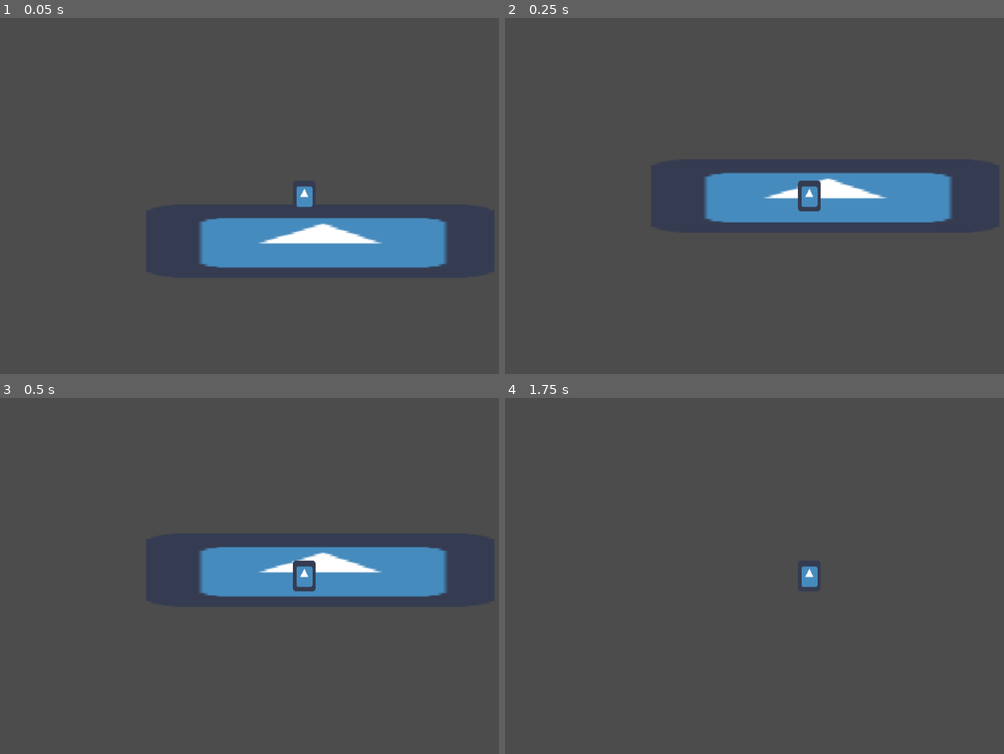
Above: before the commit, frames 1-4 (two rows, left to right).
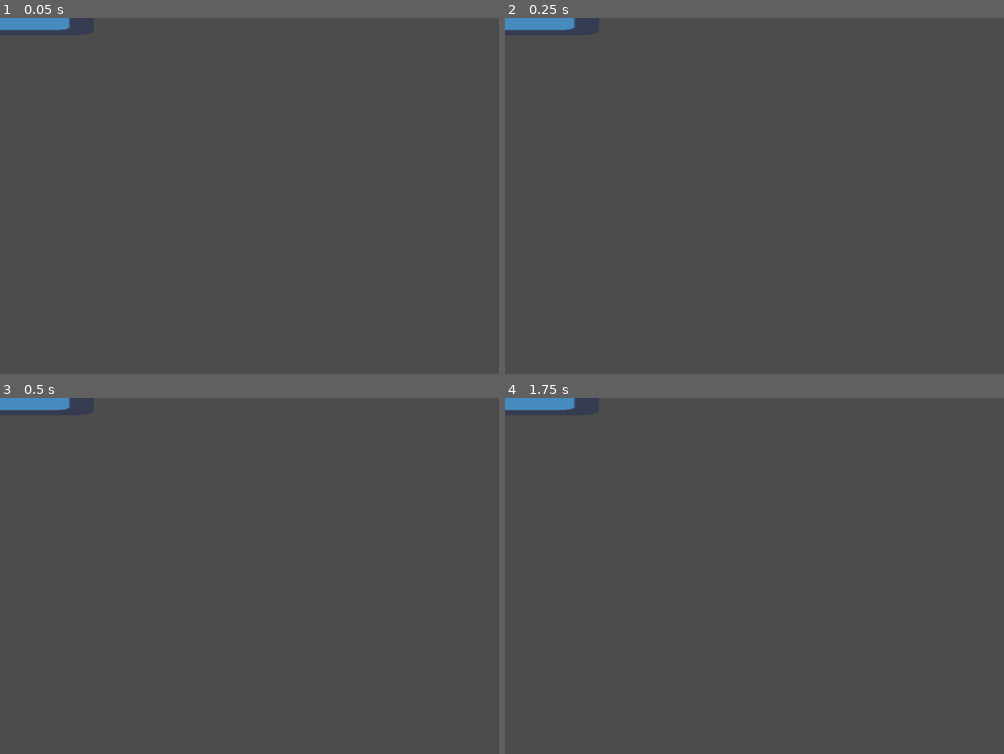
Above: after the commit, the same moments.

Repository: isterkvarn/return_to_monkey
Game: Godot game, scene res://map.tscn
Two runs of this game, one before a commit and one after it. Both use one fixed random seed, a clock stepped at 60 frames per second and the inputs below. Before the commit the project starts from res://main.tscn. The engine's default icon, where the game draws it, is replaced by a stand-in: a white triangle on a blue panel in a dark square.
Inputs:
- Up to frame 1 (0.05 s): no input
- Up to frame 2 (0.25 s): no input
- Up to frame 3 (0.5 s): no input
- Up to frame 4 (1.75 s): hold D (move_right) from 0.53 s (still down); tap W (jump) at 0.77, 1.52 s

The runs differ from the first frame. In frame 1, 7.6% of the frame differs, in the area x 0-90%, y 0-71%; in frame 2, 7.2%; in frame 3, 7.1%; in frame 4, 0.7%.

Commit message:
wokred on server funcinaolity

Diff:
--- /dev/null
+++ b/HostButton.gd
@@ -0,0 +1,13 @@
+extends Button
+
+const SERVER_PORT = 8000
+const MAX_PLAYERS = 20
+
+func _ready():
+	pass
+
+func _on_HostButton_pressed():
+	# set up netwrok peer as server
+	var peer = NetworkedMultiplayerENet.new()
+	peer.create_server(SERVER_PORT, MAX_PLAYERS)
+	get_tree().network_peer = peer
--- /dev/null
+++ b/gamestate.gd
@@ -0,0 +1,60 @@
+extends Node
+
+const SERVER_PORT = 10555
+const SERVER_IP = "172.20.32.1"
+const MAX_PEERS = 12
+
+var peer = null
+
+var player_name = "monkee"
+
+var players = {}
+
+func _ready():
+	get_tree().connect("network_peer_connected", self, "_player_connected")
+
+func _player_connected(id):
+	# give new peer info
+	print(str(id) + "connected")
+	rpc_id(id, "add_player", peer.get_unique_id())
+	add_player(id)
+
+remote func add_player(id):
+	var map = get_tree().get_root().get_node("map")
+	var player = load("res://player.tscn").instance()
+	var spawn_pos = map.get_node("SpawnPoint").position
+
+	# Init player and add to map
+	player.set_name(str(id)) # Standard ID for server
+	player.position = spawn_pos
+	map.get_node("Players").add_child(player)
+
+func join_game(new_player_name):
+		# Set up network peer
+	peer = NetworkedMultiplayerENet.new()
+	peer.create_client(SERVER_PORT, MAX_PEERS)
+	get_tree().set_network_peer(peer)
+	# setup map
+	setup_map(peer.get_unique_id())
+
+func host_game(new_player_name):
+	# Set up network peer
+	peer = NetworkedMultiplayerENet.new()
+	peer.create_server(SERVER_IP, SERVER_PORT)
+	get_tree().set_network_peer(peer)
+	# setup map
+	setup_map(peer.get_unique_id())
+
+func setup_map(id):
+	# Get and load map, player and spawnpoint
+	var map = load("res://map.tscn").instance()
+	var player = load("res://player.tscn").instance()
+	var spawn_pos = map.get_node("SpawnPoint").position
+
+	get_tree().get_root().add_child(map)
+
+	# Init player and add to map
+	player.set_name(id) # Standard ID for server
+	player.position = spawn_pos
+	player.set_network_master(id)
+	map.get_node("Players").add_child(player)
--- a/main.tscn
+++ b/map.tscn
@@ -1,7 +1,6 @@
-[gd_scene load_steps=4 format=2]
+[gd_scene load_steps=3 format=2]
 
-[ext_resource path="res://Player.tscn" type="PackedScene" id=1]
-[ext_resource path="res://Assets/icon.png" type="Texture" id=2]
+[ext_resource path="res://Assets/icon.png" type="Texture" id=1]
 
 [sub_resource type="RectangleShape2D" id=1]
 extents = Vector2( 146, 5 )
@@ -11,10 +10,7 @@
 [node name="Icon" type="Sprite" parent="."]
 position = Vector2( 11.5, -2 )
 scale = Vector2( 4.57812, 0.96875 )
-texture = ExtResource( 2 )
-
-[node name="Node2D" parent="." instance=ExtResource( 1 )]
-position = Vector2( -2, -42 )
+texture = ExtResource( 1 )
 
 [node name="StaticBody2D" type="StaticBody2D" parent="."]
 
--- a/project.godot
+++ b/project.godot
@@ -11,8 +11,12 @@
 [application]
 
 config/name="Return To Monkey"
-run/main_scene="res://main.tscn"
+run/main_scene="res://map.tscn"
 config/icon="res://Assets/icon.png"
+
+[autoload]
+
+Gamestate="*res://gamestate.gd"
 
 [input]
 
